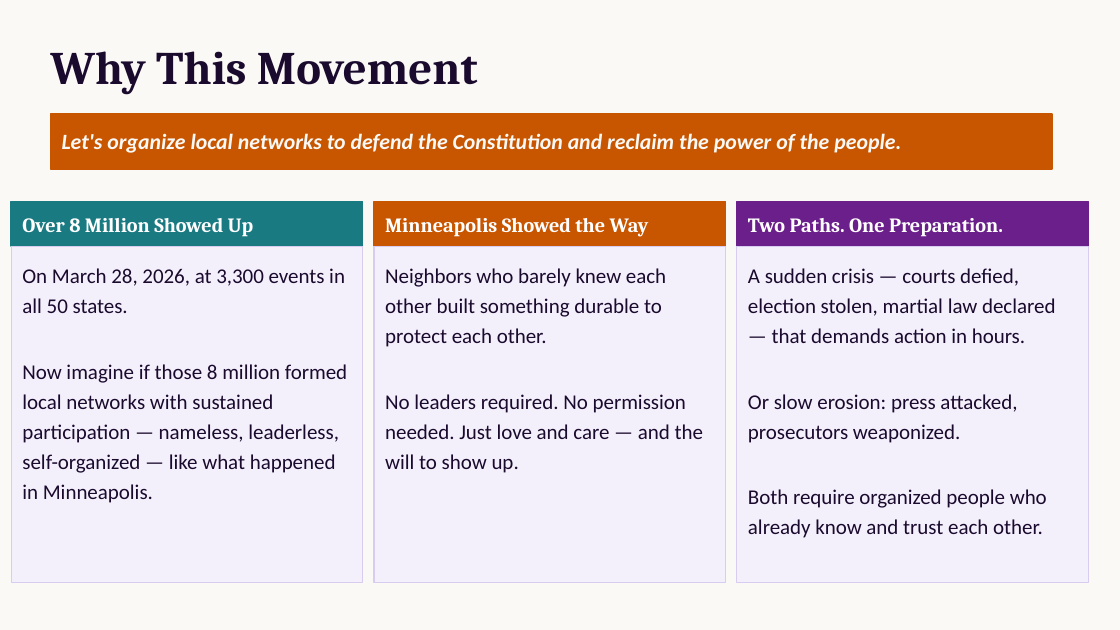
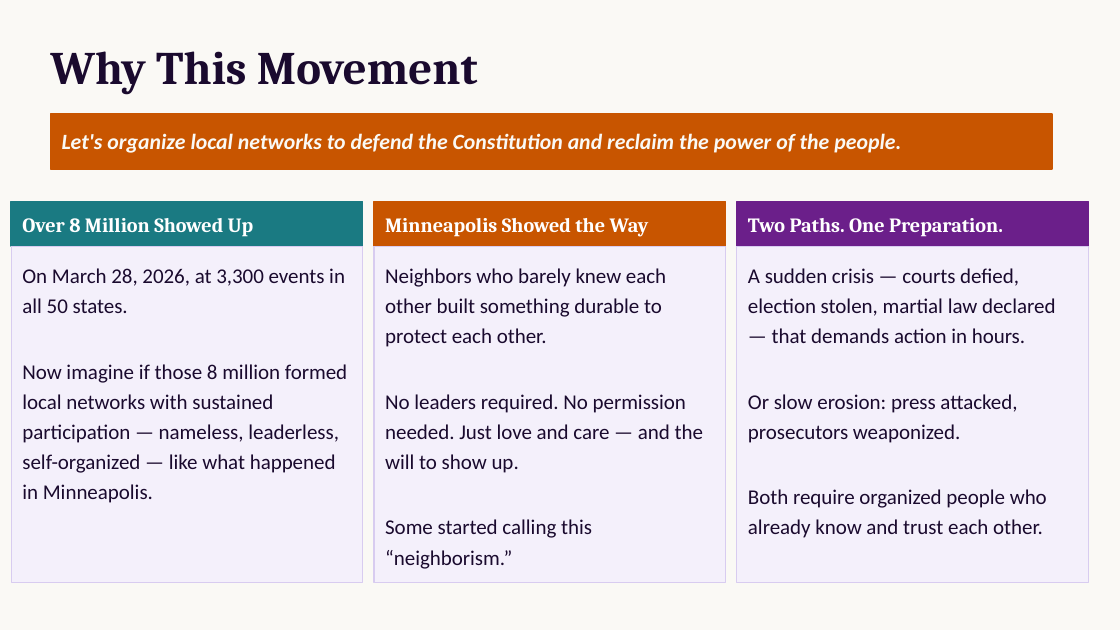
Before and after one commit to annabelspark/showup, a slide deck: slide 3 of ShowUp2Defend_406.pptx (slide 2 before the commit). Drawn at 1120x630 pixels with LibreOffice and Linux fonts; fonts in the diff are those of the drawing. Boxes give left, top, right and bottom in pixels: in the first picture for what was removed or moved away, otherwise in the second. Text is boxed around its words. In the diff, an @@ line names an element or a change of style, - is before the commit and + after.

```diff
--- a/ShowUp2Defend_406.pptx
+++ b/ShowUp2Defend_406.pptx
@@ text in rectangle at bbox=[385, 519, 592, 569]: paragraph added @@
+Some started calling this “neighborism.”
```
Also in this commit, not shown: 7 other slides changed, 1 slide added.
